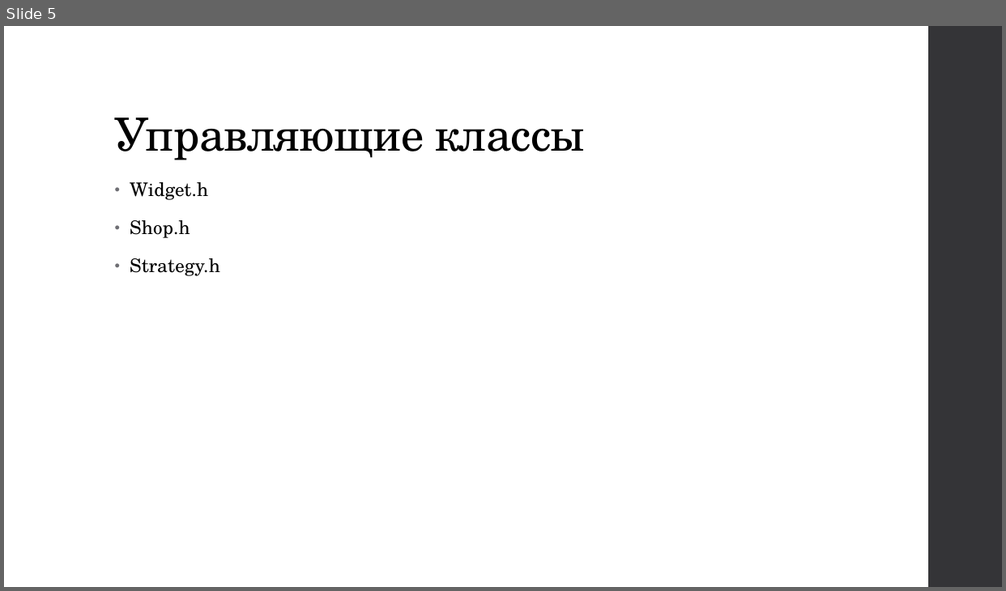
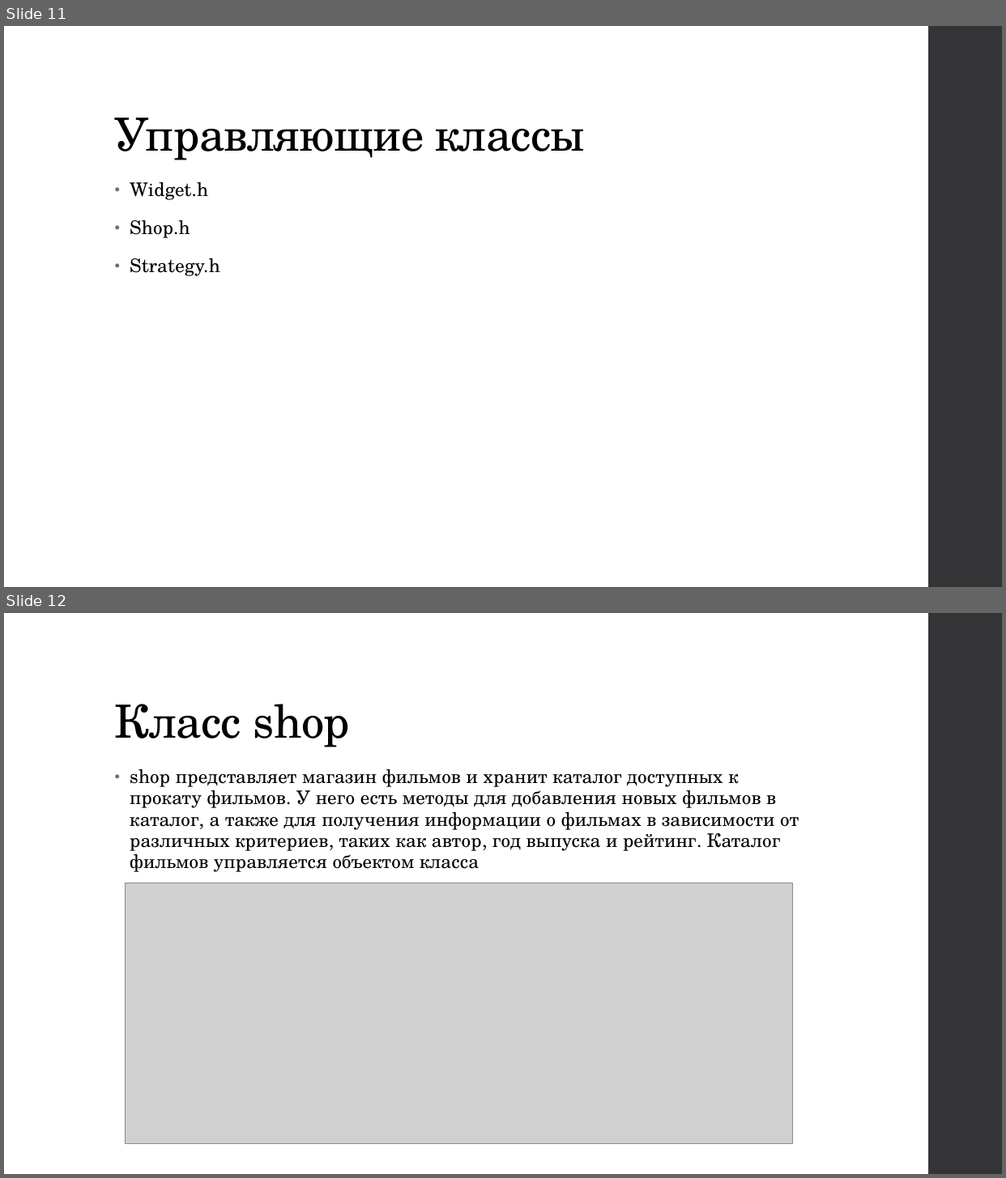
Before and after one commit to ewokasi/Vyzovskoe3-4, a slide deck: 5 сем/ООП Курсач/курсовая.pptx. Shown one above the other, each under a label of ours: slide 5 before the commit, slides 11 and 12 after it. The pictures are 1006x591 and 1006x1178 pixels, drawn with LibreOffice and Linux fonts; fonts in the diff are those of the drawing; grey boxes stand for pictures. Boxes give left, top, right and bottom in pixels: in the first picture for what was removed or moved away, otherwise in the second. Text is boxed around its words. In the diff, an @@ line names an element or a change of style, - is before the commit and + after.

```diff
--- a/5 сем/ООП Курсач/курсовая.pptx
+++ b/5 сем/ООП Курсач/курсовая.pptx
@@ slide 12 added at [4, 613, 1002, 1174], background #FFFFFF; not listed: 1 template element that a slide beside it also shows @@
@@ title added at [115, 704, 350, 747], 44 pt, text #000000 @@
+Класс shop
@@ text added at [130, 769, 799, 872], 18 pt, text #000000 @@
+• shop представляет магазин фильмов и хранит каталог доступных к прокату фильмов. У него есть методы для добавления новых фильмов в каталог, а также для получения информации о фильмах в зависимости от различных критериев, таких как автор, год выпуска и рейтинг. Каталог фильмов управляется объектом класса
@@ picture added at [126, 884, 793, 1144] @@
@@ what was slide 5 is now slide 11 @@
```
Also in this commit, not shown: 1 slide changed, 16 other slides added, 6 slides removed, 3 other files.
